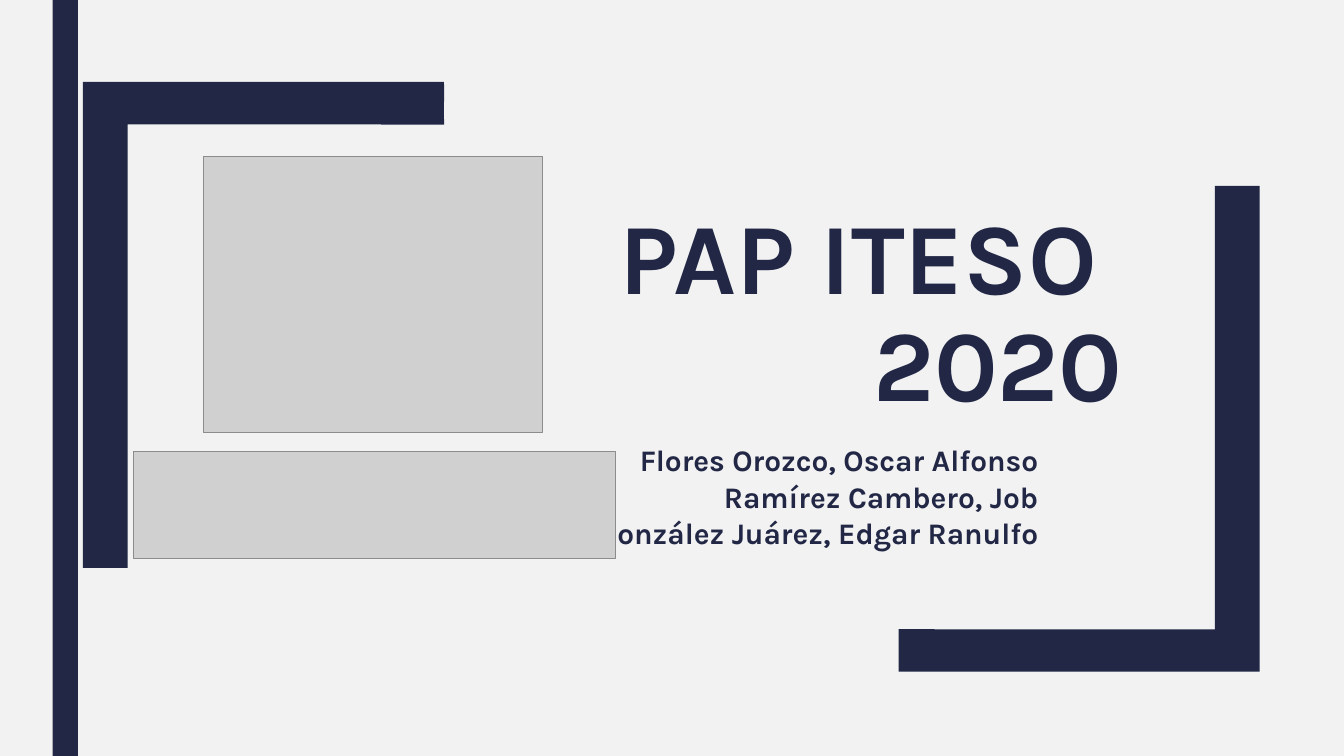
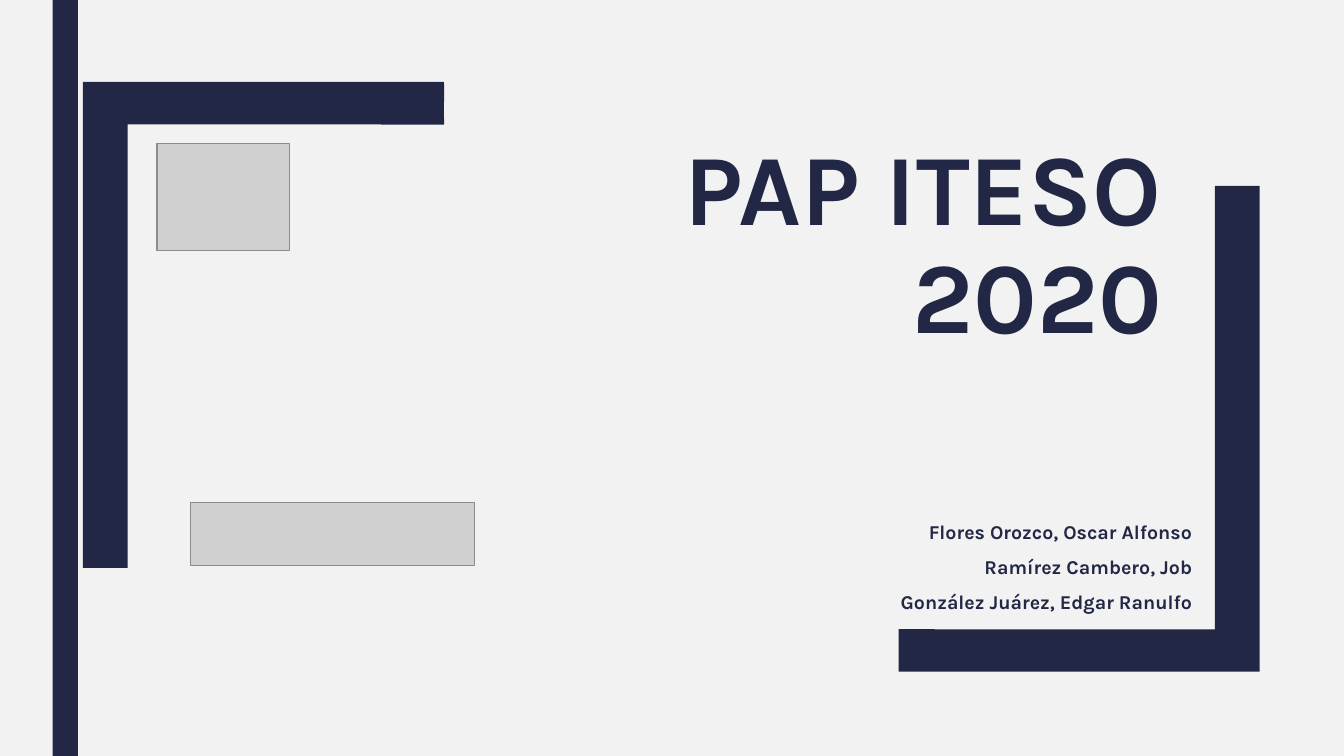
Before and after one commit to oscaralfonso17/Plantas_Intermitentes, a slide deck: slide 1 of Objetivos.pptx. Drawn at 1344x756 pixels with LibreOffice and Linux fonts; fonts in the diff are those of the drawing; grey boxes stand for pictures. Boxes give left, top, right and bottom in pixels: in the first picture for what was removed or moved away, otherwise in the second. Text is boxed around its words. In the diff, an @@ line names an element or a change of style, - is before the commit and + after.

Commit message:
PPT Edited

```diff
--- a/Objetivos.pptx
+++ b/Objetivos.pptx
@@ picture: place and size @@
-picture at [204, 156, 543, 433]
+picture at [157, 143, 289, 251]
@@ title "PAP ITESO 2020" rewrapped from [619, 227, 1122, 403] to [684, 158, 1162, 335] @@
@@ picture: place and size @@
-picture at [134, 452, 616, 559]
+picture at [191, 503, 475, 567]
@@ subtitle "Flores Orozco, Oscar Alfonso": place and size @@
-subtitle "Flores Orozco, Oscar Alfonso" at [597, 450, 1038, 552]
+subtitle "Flores Orozco, Oscar Alfonso" at [901, 525, 1192, 614]
@@ subtitle "Flores Orozco, Oscar Alfonso" at [901, 525, 1192, 614]: size 21.3 to 14 pt; line spacing 1.02 to 1.5 @@
```
Also in this commit, not shown: 3 other slides changed, 3 slides added, 2 slides removed, 1 other file.
